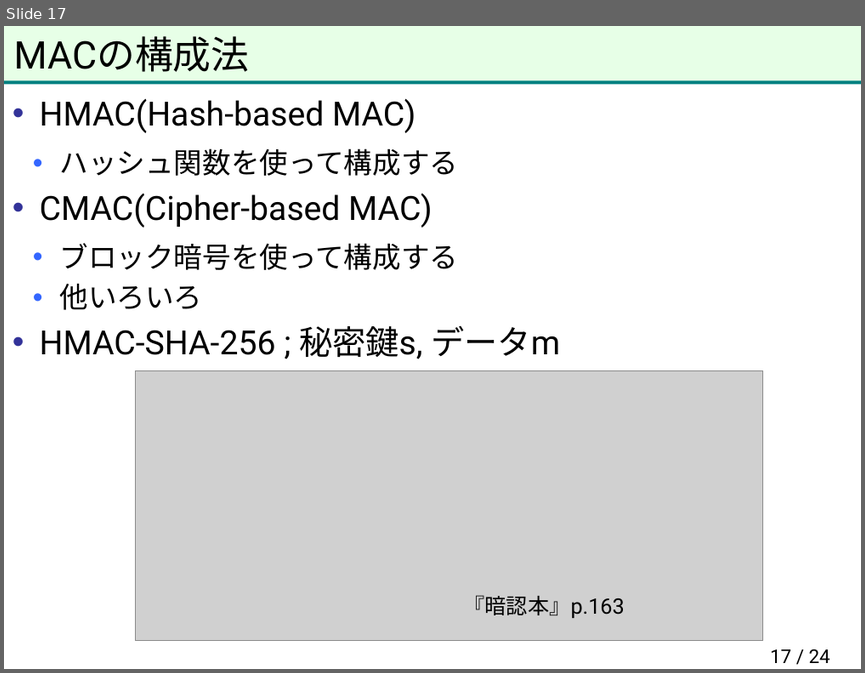
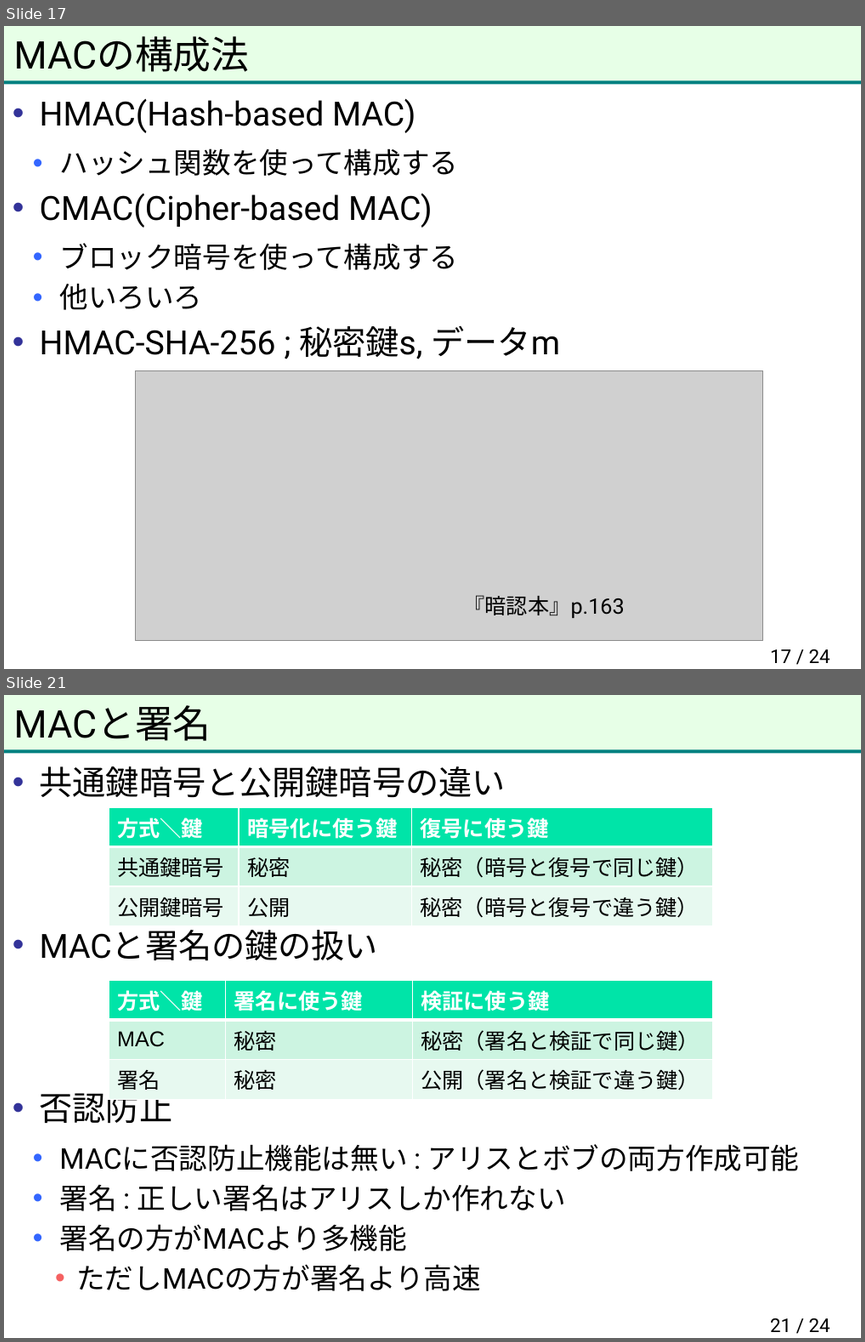
Before and after one commit to herumi/anninbon, a slide deck: lec/anninbon7.pptx. Shown one above the other, each under a label of ours: slide 17 before the commit, slides 17 and 21 after it; the slides between them are not shown. The pictures are 865x673 and 865x1342 pixels, drawn with LibreOffice and Linux fonts; fonts in the diff are those of the drawing; grey boxes stand for pictures; background and template pictures are left out. Boxes give left, top, right and bottom in pixels: in the first picture for what was removed or moved away, otherwise in the second. Text is boxed around its words. In the diff, an @@ line names an element or a change of style, - is before the commit and + after.

```diff
--- a/lec/anninbon7.pptx
+++ b/lec/anninbon7.pptx
@@ slide 21 added at (4, 695, 861, 1338), background #FFFFFF; not listed: 2 template elements that a slide beside it also shows @@
@@ title added at (14, 705, 211, 741), 32 pt, text #000000 @@
+MACと署名
@@ text added at (40, 766, 800, 1291), 24 pt, text #000000 @@
+• 共通鍵暗号と公開鍵暗号の違い
+• MACと署名の鍵の扱い
+• 否認防止
+  • MACに否認防止機能は無い : アリスとボブの両方作成可能
+  • 署名 : 正しい署名はアリスしか作れない
+  • 署名の方がMACより多機能
+    • ただしMACの方が署名より高速
@@ table added at (109, 807, 714, 921), 3 rows, 3 columns @@
+方式＼鍵 | 暗号化に使う鍵 | 復号に使う鍵
+共通鍵暗号 | 秘密 | 秘密（暗号と復号で同じ鍵）
+公開鍵暗号 | 公開 | 秘密（暗号と復号で違う鍵）
@@ table added at (109, 981, 714, 1094), 3 rows, 3 columns @@
+方式＼鍵 | 署名に使う鍵 | 検証に使う鍵
+MAC | 秘密 | 秘密（署名と検証で同じ鍵）
+署名 | 秘密 | 公開（署名と検証で違う鍵）
@@ page number added at (770, 1318, 830, 1332), 16 pt, text #000000 @@
+21 / 24
```
Also in this commit, not shown: 9 other slides added.
